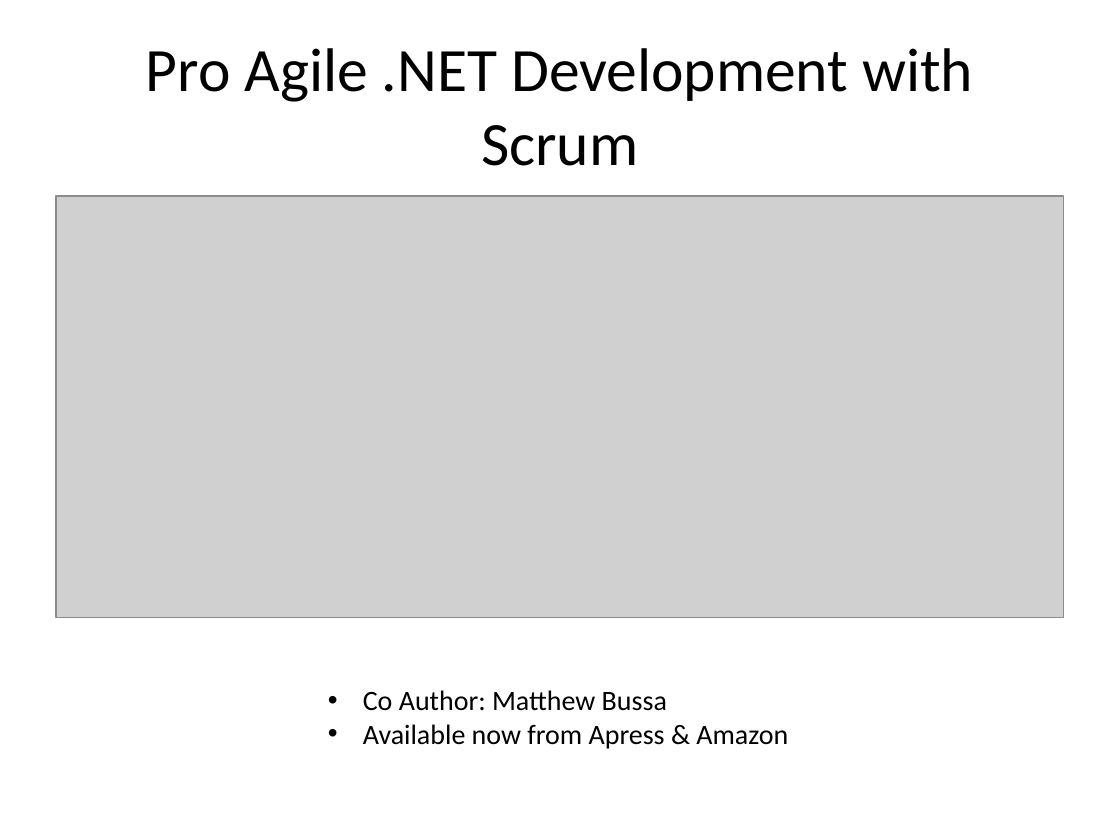
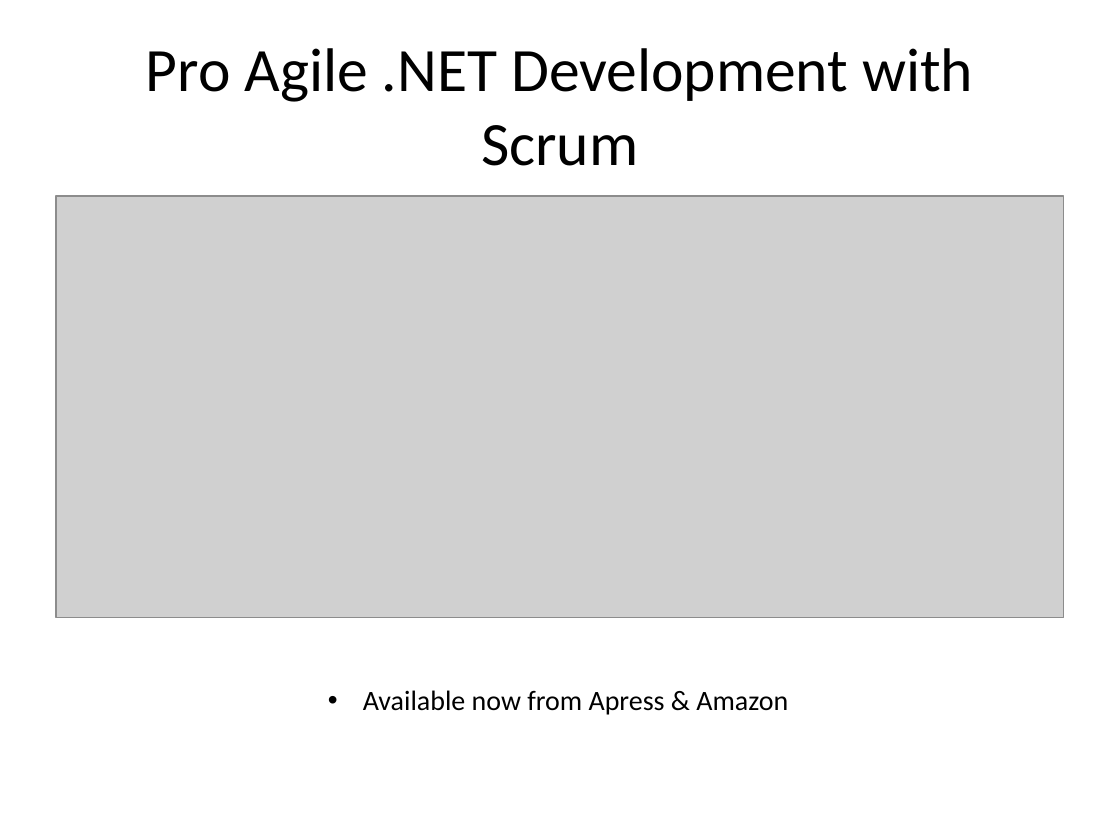
Before and after one commit to jerrelblankenship/Presentations, a slide deck: slide 11 of ColumbusCodeCamp2012/Slides/BDDWebApp.pptx. Drawn at 1120x840 pixels with LibreOffice and Linux fonts; fonts in the diff are those of the drawing; grey boxes stand for pictures. Boxes give left, top, right and bottom in pixels: in the first picture for what was removed or moved away, otherwise in the second. Text is boxed around its words. In the diff, an @@ line names an element or a change of style, - is before the commit and + after.

```diff
--- a/ColumbusCodeCamp2012/Slides/BDDWebApp.pptx
+++ b/ColumbusCodeCamp2012/Slides/BDDWebApp.pptx
@@ text at (363,690,667,711): paragraph removed @@
-• Co Author: Matthew Bussa
```
Also in this commit, not shown: 2 other slides changed.
